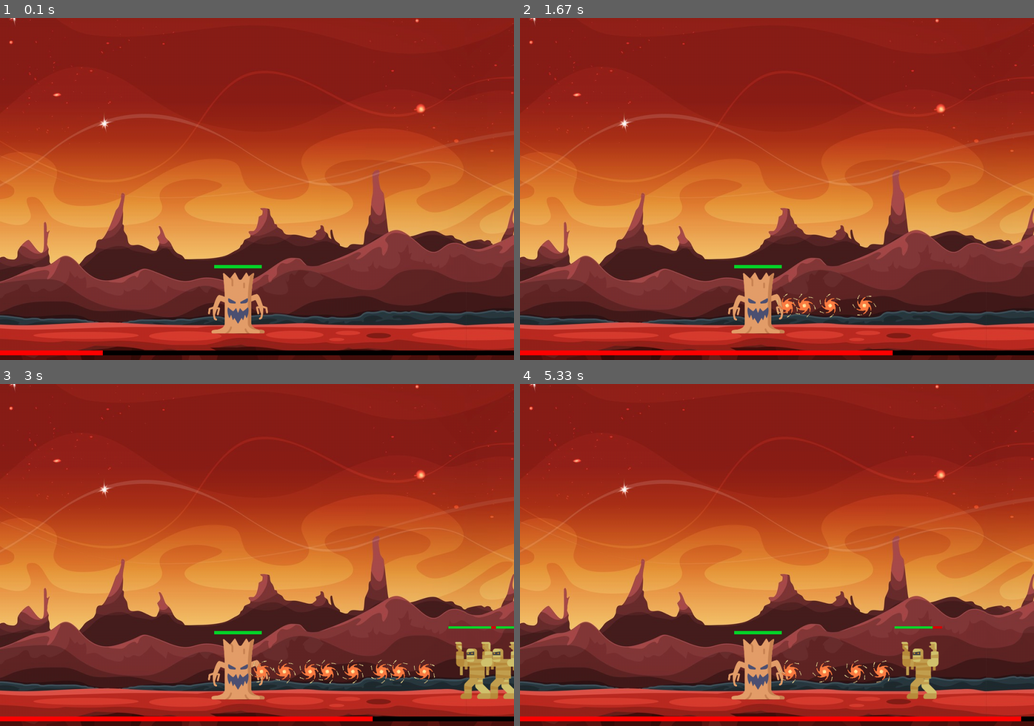
Above: before the commit, frames 1-4 (two rows, left to right).
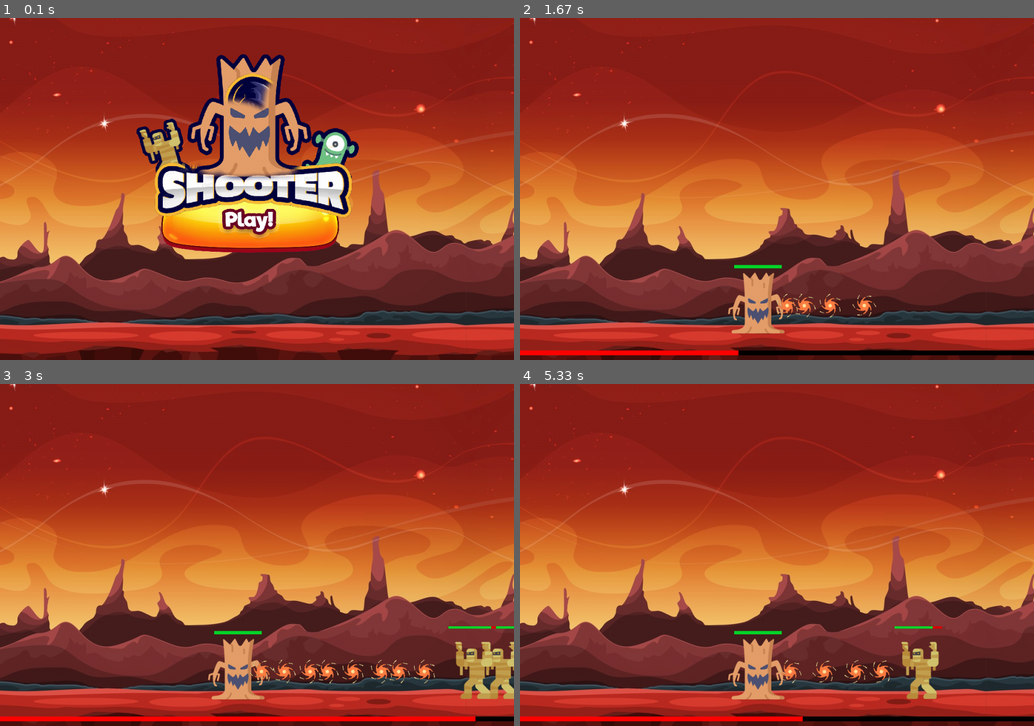
Above: after the commit, the same moments.

Repository: R-Florent/tutojeux
Game: pygame game, started from main.py
The game is run twice, just before and just after one commit, with the same random seed, the same clock (stepped at 60 frames per second) and the same inputs.
Inputs (mouse positions are in pixels of both pictures, inside the frame that each line leads up to):
- Up to frame 1 (0.1 s): no input
- Up to frame 2 (1.67 s): click (777, 189) at 0.38 s; tap Space at 0.67, 1.07, 1.37, 1.57 s
- Up to frame 3 (3 s): tap Space at 1.9, 2.2, 2.4, 2.7, 2.97 s
- Up to frame 4 (5.33 s): tap Space at 3.3, 3.6, 3.73, 4.13, 4.43, 4.8, 5.2 s

The runs differ from the first frame. In frame 1, 19% of the frame differs, in the area x 0-100%, y 10-99%; in frame 2, 0.5%; in frame 3, 0.3%; in frame 4, 0.7%.

Commit message:
OldCode : code prête a étre merge avec la branch main

Diff:
--- a/game.py
+++ b/game.py
@@ -7,7 +7,7 @@
     def __init__(self):
 
         #def si notre jeux et lancée ou non
-        self.is_playing = 1
+        self.is_playing = False
 
         #generer notre joueur
         self.all_players = pygame.sprite.Group()
@@ -43,7 +43,11 @@
         for comet in self.coment_event.all_comets:
             comet.fall()
 
-        self.draw(screen)
+        # applique l'ensemble des image de mon group de projectiles
+        self.player.all_projectiles.draw(screen)
+
+        # appliquer l'ensemble des image de mon group de monstre
+        self.all_monstre.draw(screen)
 
         # Vérification de la dirrection du joeueur *
         if self.pressed.get(pygame.K_RIGHT) and self.player.rect.x + self.player.rect.width < screen.get_width():
@@ -51,7 +55,27 @@
         elif self.pressed.get(pygame.K_LEFT) and self.player.rect.x > 0:
             self.player.move_left()
 
-    def draw(self, screen):
+
+    def start(self):
+        self.is_playing = True
+        #genere notre monstre
+        self.spawn_monster()
+        self.spawn_monster()
+
+    def game_over (self):
+        if self.player.health <= 0:
+            self.player.health = self.player.max_health
+            self.all_monstre = pygame.sprite.Group()
+            self.is_playing = False
+
+    def spawn_monster(self):
+        monstre = Monstre(self)
+        self.all_monstre.add(monstre)
+
+    def chek_collision(self,sprite, group):
+        return pygame.sprite.spritecollide(sprite, group, False, pygame.sprite.collide_mask)
+
+    def draw_all(self, screen):
 
         screen.blit(self.player.image, self.player.rect)
         # met a jour les barre hp et commet event
@@ -77,22 +101,3 @@
                 self.pressed[event.key] = False
 
         # Ajoute d'autres gestionnaires d'événements ici
-
-    def start(self):
-        self.is_playing = True
-        #genere notre monstre
-        self.spawn_monster()
-        self.spawn_monster()
-
-    def game_over (self):
-        if self.player.health <= 0:
-            self.player.health = self.player.max_health
-            self.all_monstre = pygame.sprite.Group()
-            self.is_playing = False
-
-    def spawn_monster(self):
-        monstre = Monstre(self)
-        self.all_monstre.add(monstre)
-
-    def chek_collision(self,sprite, group):
-        return pygame.sprite.spritecollide(sprite, group, False, pygame.sprite.collide_mask)
